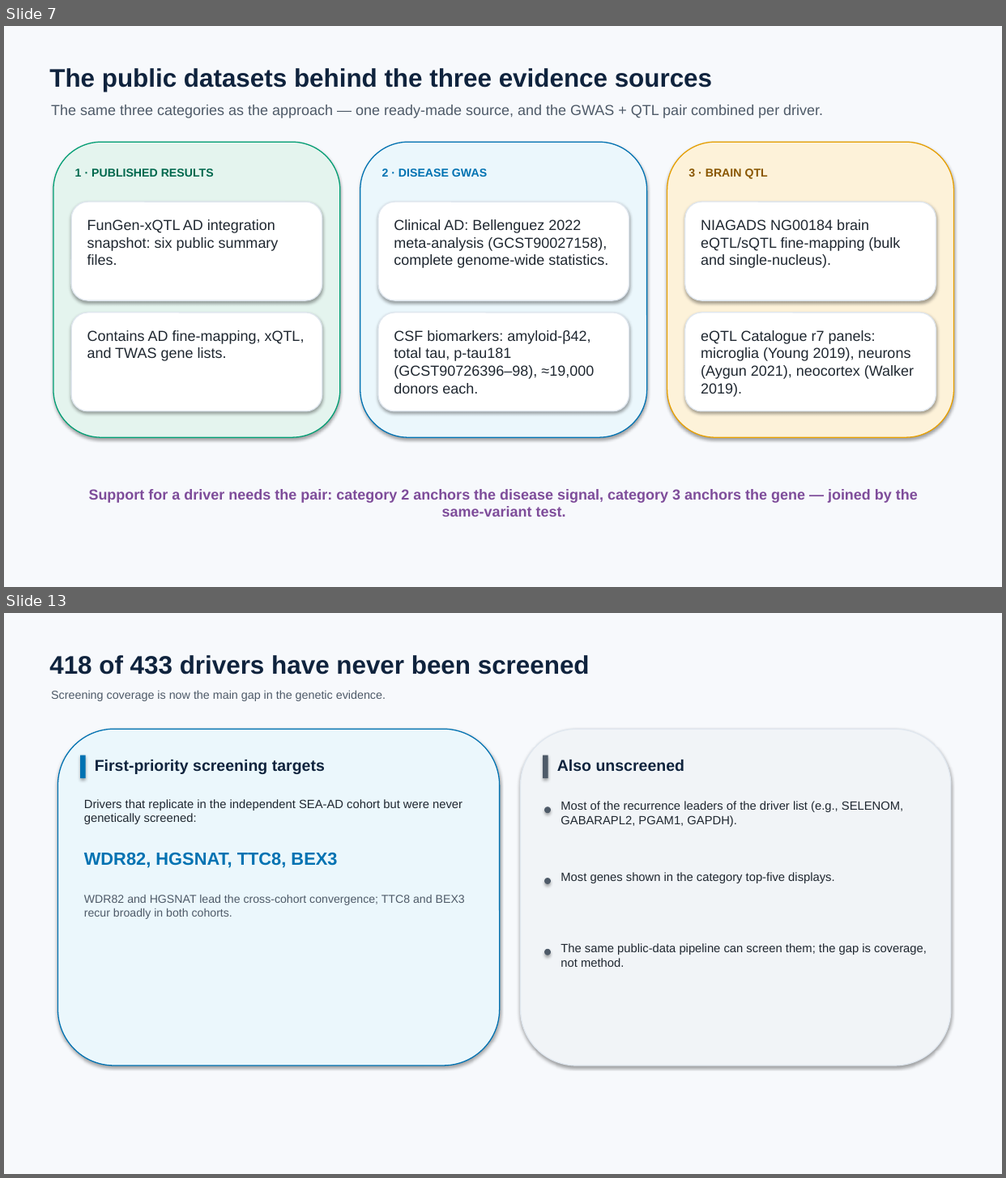
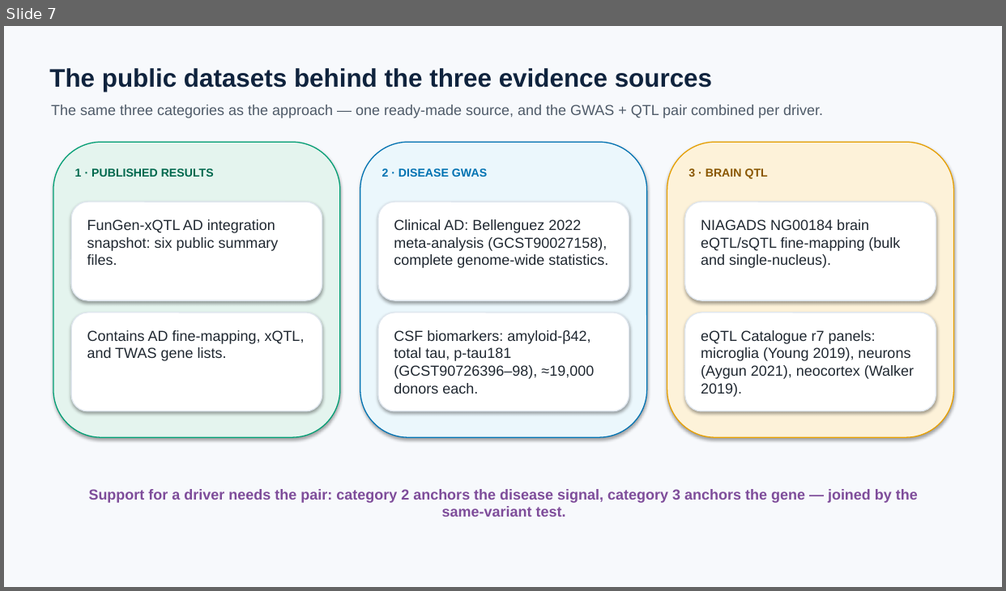
Before and after one commit to ericzhuang2010/alzheimer, a slide deck: docs/presentations/human_genetic_support_for_key_drivers_simple_aggr_08292026.pptx. Shown one above the other, each under a label of ours: slides 7 and 13 before the commit, slide 7 after it; the slides between them are not shown. The pictures are 1006x1178 and 1006x591 pixels, drawn with LibreOffice and Linux fonts; fonts in the diff are those of the drawing. Boxes give left, top, right and bottom in pixels: in the first picture for what was removed or moved away, otherwise in the second. Text is boxed around its words. In the diff, an @@ line names an element or a change of style, - is before the commit and + after.

Commit message:
updated genetic support slides

```diff
--- a/docs/presentations/human_genetic_support_for_key_drivers_simple_aggr_08292026.pptx
+++ b/docs/presentations/human_genetic_support_for_key_drivers_simple_aggr_08292026.pptx
@@ slide 13 removed at bbox=[4, 613, 1002, 1174], background #F7F9FC @@
@@ text removed at bbox=[49, 655, 590, 675] @@
-418 of 433 drivers have never been screened
@@ text removed at bbox=[51, 690, 386, 701] @@
-Screening coverage is now the main gap in the genetic evidence.
@@ rounded rectangle removed at bbox=[58, 729, 500, 1066] @@
@@ rounded rectangle removed at bbox=[521, 729, 951, 1066] @@
@@ rectangle removed at bbox=[80, 756, 86, 778] @@
@@ rectangle removed at bbox=[543, 756, 548, 778] @@
@@ text removed at bbox=[95, 760, 325, 774] @@
-First-priority screening targets
@@ text removed at bbox=[557, 760, 685, 771] @@
-Also unscreened
@@ text removed at bbox=[84, 799, 462, 824] @@
-Drivers that replicate in the independent SEA-AD cohort but were never genetically screened:
@@ ellipse removed at bbox=[544, 807, 552, 814] @@
@@ text removed at bbox=[560, 801, 903, 827] @@
-Most of the recurrence leaders of the driver list (e.g., SELENOM, GABARAPL2, PGAM1, GAPDH).
@@ text removed at bbox=[84, 852, 337, 868] @@
-WDR82, HGSNAT, TTC8, BEX3
@@ ellipse removed at bbox=[544, 878, 552, 884] @@
@@ text removed at bbox=[560, 872, 834, 884] @@
-Most genes shown in the category top-five displays.
@@ text removed at bbox=[84, 895, 465, 919] @@
-WDR82 and HGSNAT lead the cross-cohort convergence; TTC8 and BEX3 recur broadly in both cohorts.
@@ ellipse removed at bbox=[544, 949, 552, 956] @@
@@ text removed at bbox=[560, 943, 927, 967] @@
-The same public-data pipeline can screen them; the gap is coverage, not method.
```
Also in this commit, not shown: 4 slides changed, 7 slides added, 4 other slides removed, 2 other files.
